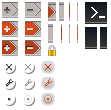
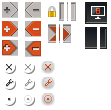
Layers edited between the first and the second 111×110 image:
renamed "right.png" to "right.png #1", moved it above "left.png #1", painted on it over [100, 27, 107, 48]
renamed "left.png" to "left.png #1", moved it above "selected_right.png #1", painted on it over [85, 2, 107, 23]
renamed "unselected_back.png" to "selected_right.png #1", painted on it over [63, 24, 71, 43]
removed layer "separator.png" over [69, 2, 70, 21]
renamed "right_corner.png" to "selected_left.png #1", painted on it over [48, 24, 56, 43]
added layer "selected_back.png #1" above "right_corner.png #1" over [59, 24, 60, 43]
added layer "right_corner.png #1" above "plus_up.png #1" over [71, 2, 76, 21]
renamed "plus_up.png" to "plus_up.png #1", painted on it over [2, 2, 18, 18]
renamed "plus_over.png" to "plus_over.png #1", painted on it over [2, 21, 18, 37]
renamed "plus_down.png" to "plus_down.png #1", painted on it over [2, 40, 18, 56]
renamed "minus_up.png" to "minus_up.png #1", painted on it over [25, 2, 41, 18]
renamed "minus_over.png" to "minus_over.png #1", painted on it over [25, 21, 41, 37]
renamed "minus_down.png" to "minus_down.png #1", painted on it over [25, 40, 41, 57]
removed layer "lock.png" over [48, 45, 56, 56]
renamed "selected_right.png" to "lock.png #1", moved it above "left_corner.png #1", painted on it over [48, 2, 56, 21]
removed layer "selected_left.png" over [77, 24, 78, 43]
removed layer "selected_back.png" over [61, 24, 62, 43]
renamed "left_corner.png" to "left_corner.png #1", painted on it over [59, 3, 64, 20]
removed layer "back_image.png" over [77, 2, 78, 21]
added layer "back_image.png #1" above "back.png #1" over [67, 2, 68, 21]
renamed "back.png" to "back.png #1", moved it above "quit_up.png", painted on it over [85, 27, 97, 29]
